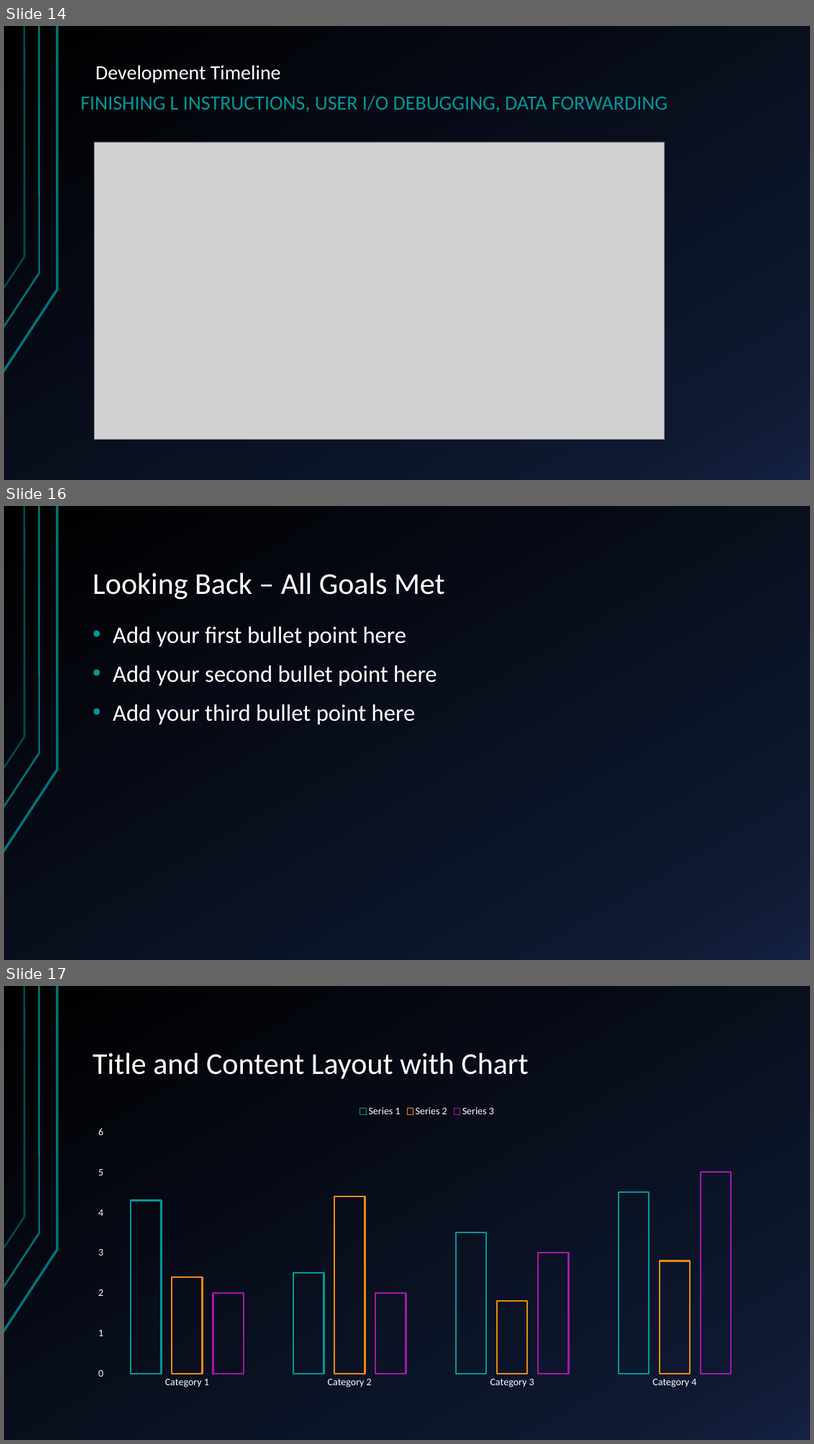
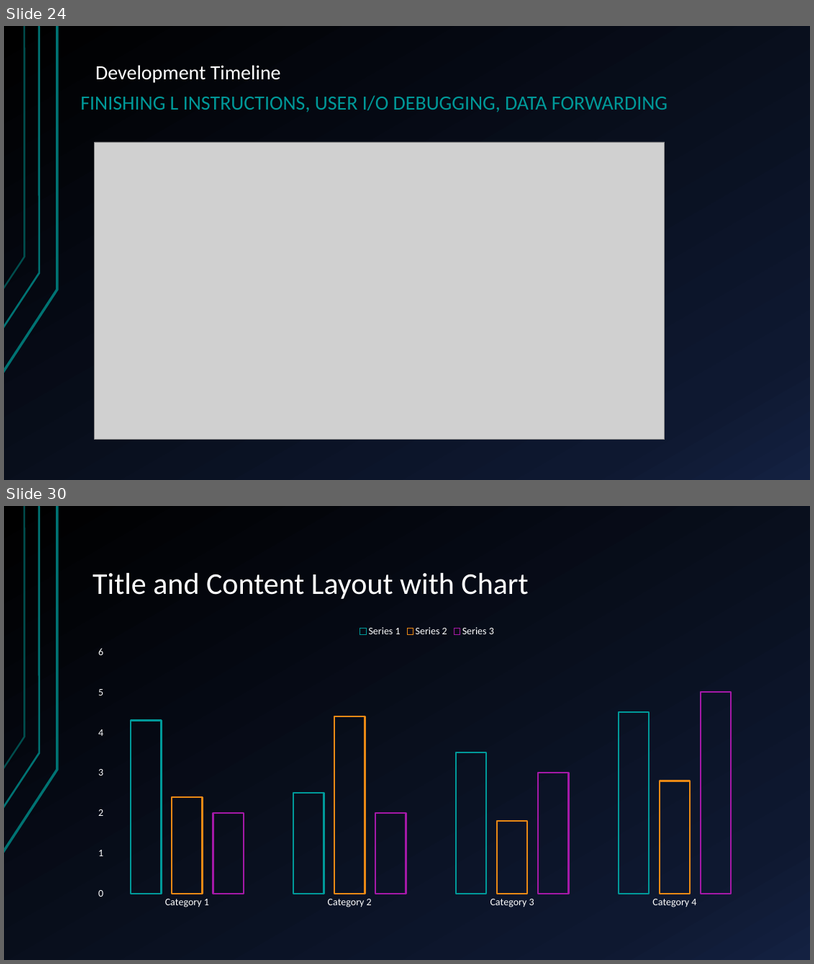
Before and after one commit to HansSanitizer/CENG-450-Project, a slide deck: Documentation/Long-Mann 16-Bit RISC Processor.pptx. Shown one above the other, each under a label of ours: slides 14, 16 and 17 before the commit, slides 24 and 30 after it; the slides between them are not shown. The pictures are 814x1444 and 814x964 pixels, drawn with LibreOffice and Linux fonts; fonts in the diff are those of the drawing; grey boxes stand for pictures. Boxes give left, top, right and bottom in pixels: in the first picture for what was removed or moved away, otherwise in the second. Text is boxed around its words. In the diff, an @@ line names an element or a change of style, - is before the commit and + after.

Commit message:
Power Point Update

```diff
--- a/Documentation/Long-Mann 16-Bit RISC Processor.pptx
+++ b/Documentation/Long-Mann 16-Bit RISC Processor.pptx
@@ slide 16 removed at bbox=[4, 506, 810, 960], background gradient #000000 to #0F1931 to #142242; not listed: 3 template elements that a slide beside it also shows @@
@@ title removed at bbox=[93, 573, 445, 600] @@
-Looking Back – All Goals Met
@@ text removed at bbox=[113, 626, 437, 725] @@
-• Add your first bullet point here
-• Add your second bullet point here
-• Add your third bullet point here
@@ what was slide 14 is now slide 24 @@
@@ what was slide 17 is now slide 30 @@
```
Also in this commit, not shown: 4 slides changed, 14 slides added.
